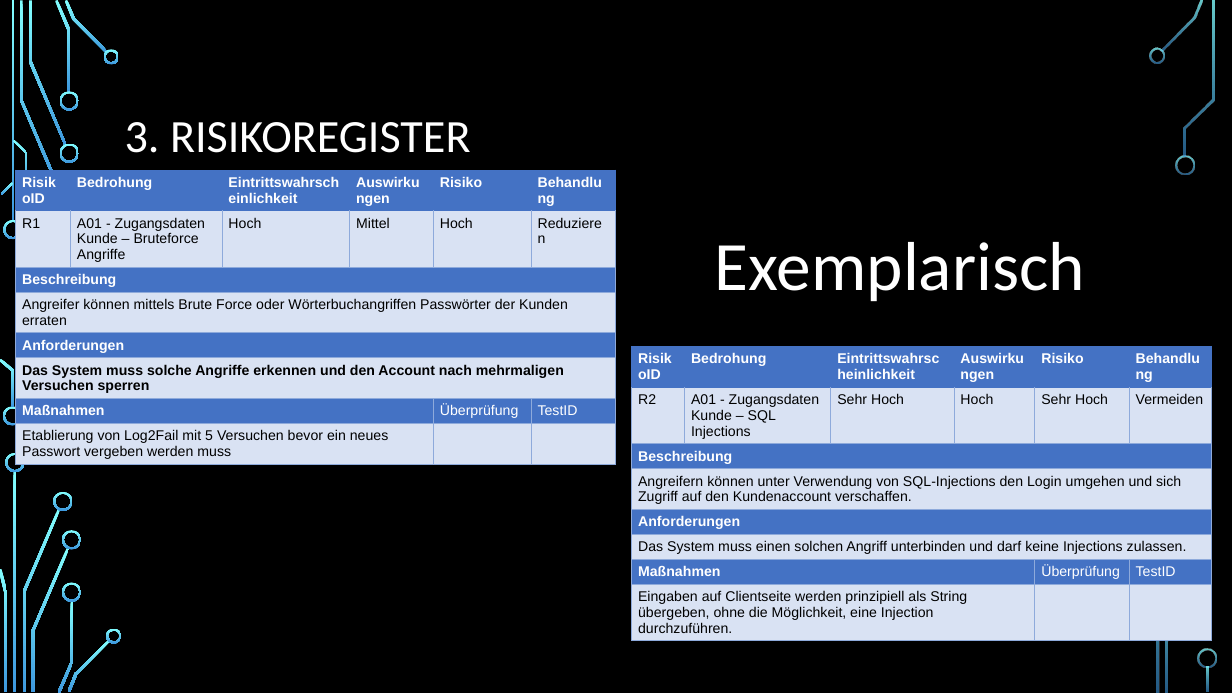
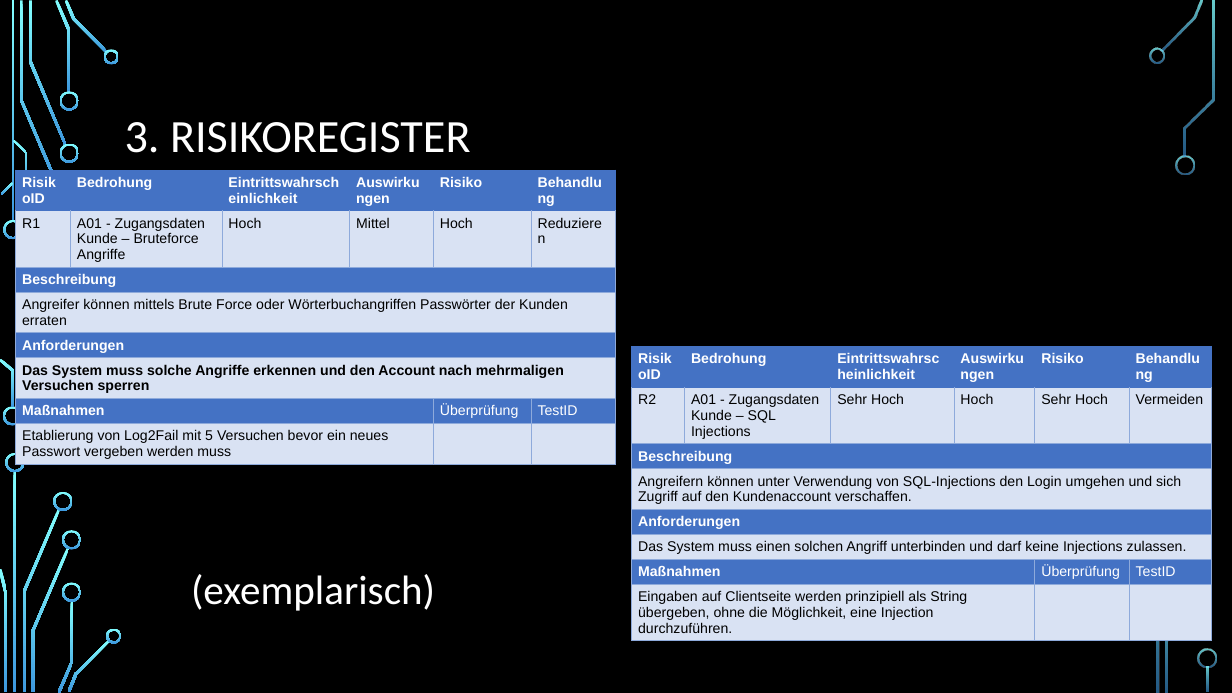
Before and after one commit to CelMur/TINF21CS2_Security_by_Design_Gruppenprojekt, a slide deck: slide 14 of Documentation/2023_10_26_SBD_Präsentation.pptx (slide 13 before the commit). Drawn at 1232x693 pixels with LibreOffice and Linux fonts; fonts in the diff are those of the drawing; background and template pictures are left out. Boxes give left, top, right and bottom in pixels: in the first picture for what was removed or moved away, otherwise in the second. Text is boxed around its words. In the diff, an @@ line names an element or a change of style, - is before the commit and + after.

```diff
--- a/Documentation/2023_10_26_SBD_Präsentation.pptx
+++ b/Documentation/2023_10_26_SBD_Präsentation.pptx
@@ text at <box>191,574,435,611</box>: text changed; size 54 to 32 pt @@
-Exemplarisch
+(exemplarisch)
```
Also in this commit, not shown: 2 other slides changed, 3 slides added, 2 slides removed.
